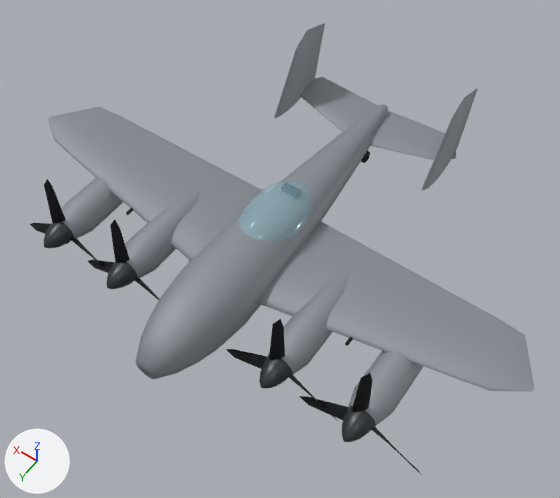
An edit to the glTF model assets/models/fortress.glb, drawn before and after from the same camera.
Rendered twice from a camera (50 mm lens) standing at (-9.71, 11.97, 20.08) and looking at (-0.38, -1.09, -0.44). Lighting does not change. The marker at lower left points along +X, +Y and +Z. The picture after the commit comes second. Vertices at exactly the same position are counted once.

Names of what the first picture shows: 'AIRFRAME', 'GLASS', 'HULL', 'PROP_0', 'PROP_1', 'PROP_2', 'PROP_3'.
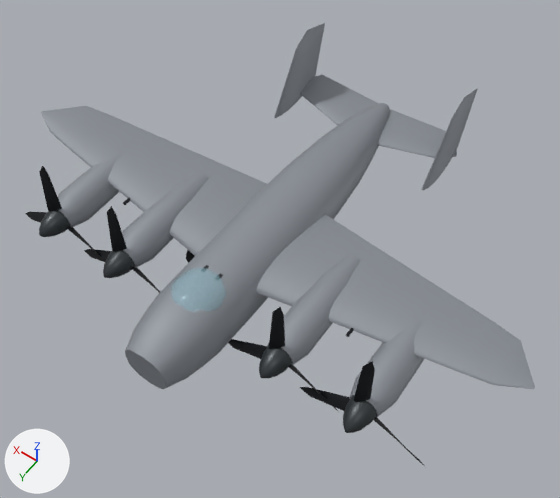
Where the change shows, as pixel boxes [x1, y1, x2, y2] in the pictures (560 x 498 px; the box of a moved part takes in the faces that stretch with it):
'AIRFRAME', reshaped: before [48, 23, 534, 427]; after [41, 23, 535, 418]
'HULL', reshaped: before [136, 104, 388, 379]; after [125, 103, 390, 389]
'PROP_1', moved: before [299, 373, 422, 475]; after [300, 362, 424, 465]
'PROP_0', moved: before [226, 319, 338, 421]; after [228, 307, 340, 413]
'PROP_2', moved: before [88, 220, 159, 300]; after [84, 206, 160, 293]
'PROP_3', moved: before [30, 179, 104, 268]; after [25, 166, 102, 258]
part 1 of me_airframe, moved or reshaped: before [126, 208, 133, 215]; after [123, 198, 130, 205]
part 2 of me_airframe, moved or reshaped: before [345, 336, 353, 346]; after [346, 328, 354, 337]
part 3 of me_airframe, moved or reshaped (not visible afterwards): before [361, 151, 370, 163]
part 4 of me_airframe, rebuilt: before [48, 107, 534, 391]; after [41, 106, 535, 389]
part 5 of me_airframe, moved or reshaped: before [300, 77, 456, 160]; after [300, 75, 457, 158]
part 6 of me_airframe, moved or reshaped: before [267, 270, 423, 427]; after [267, 254, 424, 418]
part 7 of me_airframe, moved or reshaped: before [61, 178, 203, 279]; after [58, 151, 209, 268]

Patch to the scene script:
```diff
--- a/assets/models/fortress.glb.py
+++ b/assets/models/fortress.glb.py
@@ me_airframe @@
 # used by ob_airframe; location = (0.0, 0.0, 0.0)
-me_airframe.from_pydata(...)  # 2204 vertices, 4396 faces; spans x -9.5..9.5, y -8.9..2.6, z -2.4..2.8
+me_airframe.from_pydata(...)  # 2358 vertices, 4656 faces; spans x -9.5..9.5, y -8.9..4.9, z -1.9..2.8
+# me_airframe part 1: the loose piece of 20 vertices spanning x 4.3..4.4, y 0.2..1.1, z 0.2..0.3 is moved by (0.0, 0.0, 0.5)
+# me_airframe part 2: the loose piece of 20 vertices spanning x -4.4..-4.3, y 0.2..1.1, z 0.2..0.3 is moved by (0.0, 0.0, 0.5)
+# me_airframe part 3: the loose piece of 112 vertices spanning x -0.1..0.1, y -7.5..-7.0, z -1.6..-1.1 is scaled about its middle by 1.5, then moved by (0.0, 10.5, 0.0)
+# me_airframe part 4: the loose piece of 714 vertices spanning x -9.5..9.5, y -2.7..1.5, z -0.4..0.7 is rebuilt with 714 vertices and now spans x -9.5..9.5, y -2.7..1.5, z 0.2..1.2
+# me_airframe part 5: 12 vertices moved within x -2.4..2.4, y -8.5..-6.9, z 0.2..0.3; 302 vertices removed from x -3.4..3.4, y -8.6..-6.3, z 0.0..0.3; 302 vertices added at x -3.4..3.4, y -8.6..-6.3, z 0.1..0.5
+# me_airframe part 6: 214 vertices removed from x -6.5..-2.1, y -1.4..2.6, z -2.4..0.5; 194 vertices added at x -6.5..-2.1, y -1.4..2.6, z -1.9..1.1
+# me_airframe part 7: 214 vertices removed from x 2.1..6.5, y -1.4..2.6, z -2.4..0.5; 194 vertices added at x 2.1..6.5, y -1.4..2.6, z -1.9..1.1
+# other edits to the shape of me_airframe do not show in these pictures
 me_airframe.materials.append(mat_wing)
@@ me_airframe @@
 me_airframe.materials.append(mat_rubber)
+me_airframe.materials.append(mat_glass)  # cyan #aee0f0
@@ me_hull @@
 # used by ob_hull; location = (0.0, 0.0, 0.0)
-me_hull.from_pydata(...)  # 408 vertices, 804 faces; spans x -1.25..1.25, y -8.37..5.13, z -1.34..1.25
+me_hull.from_pydata(...)  # 360 vertices, 712 faces; spans x -1.25..1.25, y -8.37..5.13, z -1.25..1.25
+# me_hull part 8: 11 vertices moved within x -1.25..1.25, y 1.27..1.92, z -0.94..1.25; 386 vertices removed from x -1.24..1.24, y -8.37..5.13, z -1.34..1.24; 338 vertices added at x -1.25..1.25, y -8.37..5.13, z -1.25..1.25
+# other edits to the shape of me_hull do not show in these pictures
 me_hull.materials.append(mat_body)
-me_hull.materials.append(mat_trim)  # light grey #c9ced2
 me_hull.materials.append(mat_dark)
@@ ob_prop_0 @@
 ob_prop_0 = bpy.data.objects.new('PROP_0', me_prop_0)
-ob_prop_0.location = (-3.04, 2.61, -0.17)
+ob_prop_0.location = (-3.04, 2.61, 0.43)
@@ ob_prop_1 @@
 ob_prop_1 = bpy.data.objects.new('PROP_1', me_prop_1)
-ob_prop_1.location = (-5.89, 2.61, -0.17)
+ob_prop_1.location = (-5.89, 2.61, 0.43)
@@ ob_prop_2 @@
 ob_prop_2 = bpy.data.objects.new('PROP_2', me_prop_2)
-ob_prop_2.location = (3.04, 2.61, -0.17)
+ob_prop_2.location = (3.04, 2.61, 0.43)
@@ ob_prop_3 @@
 ob_prop_3 = bpy.data.objects.new('PROP_3', me_prop_3)
-ob_prop_3.location = (5.89, 2.61, -0.17)
+ob_prop_3.location = (5.89, 2.61, 0.43)
```
